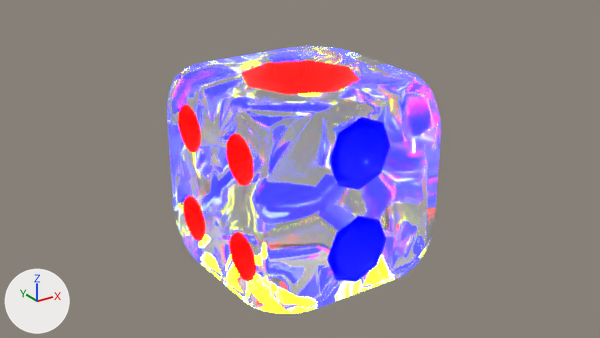
An edit to the Blender file RAW files/Blender/WahahaDice.blend, drawn before and after from the same camera.
Rendered twice from the file's camera 'Camera'. Arrows for +X, +Y and +Z are at lower left; the lights stay in place.

In view in the first picture: 'WahahaDice'.
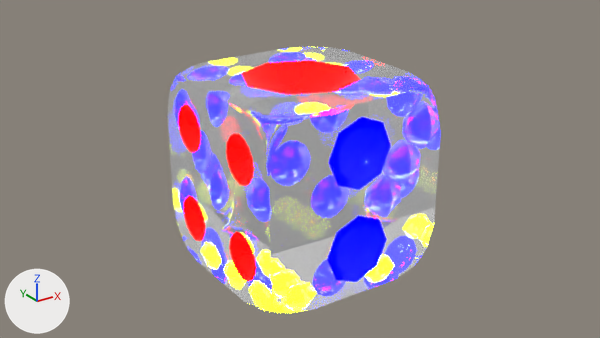
Edits to the bpy script that builds the scene:
```text
Change me_cube:
    where me_cube.from_pydata(...)  # 594 vertices, 592 faces; spans x -1.0..1.0, y -1.0..1.0, z -1.0..1.0
    used by ob_wahahadice; location = (0.0, 0.0, 0.0)
    me_cube part 1: edges marked sharp go from 0 to 362
Change ob_wahahadice:
    where _m = ob_wahahadice.modifiers.new('Bevel', 'BEVEL')
    _m.segments: 10 -> 3
```

Changed parts and their boxes (x1, y1, x2, y2) in the pictures (600 x 338 px):
'WahahaDice', shading changed, modifiers changed: before (167, 46, 441, 314); after (167, 46, 441, 313)
